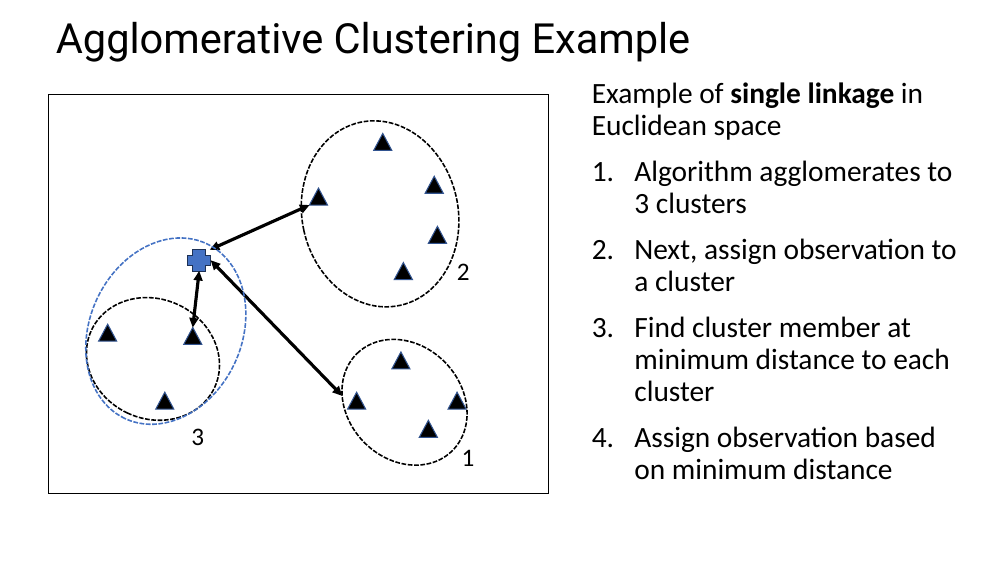
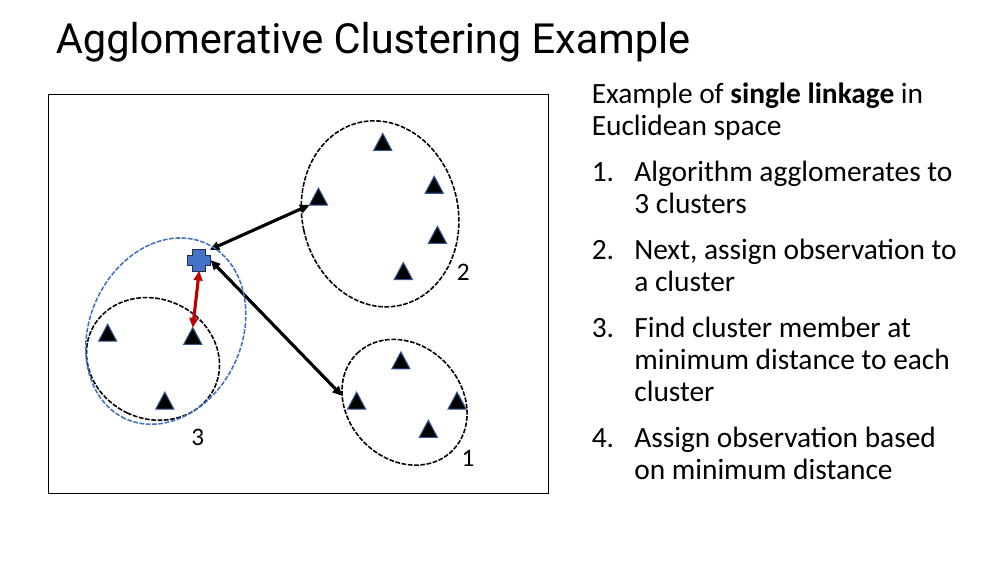
Before and after one commit to TimBohlemann/CSCI-E-108, a slide deck: slide 55 of slides/8_IntroductionToClustering_Part1.pptx. Drawn at 1008x567 pixels with LibreOffice and Linux fonts; fonts in the diff are those of the drawing. Boxes give left, top, right and bottom in pixels: in the first picture for what was removed or moved away, otherwise in the second. Text is boxed around its words. In the diff, an @@ line names an element or a change of style, - is before the commit and + after.

```diff
--- a/slides/8_IntroductionToClustering_Part1.pptx
+++ b/slides/8_IntroductionToClustering_Part1.pptx
@@ double arrow (199, 271) - (193, 327): stroke #000000 3 pt to #C00000 3 pt @@
```
Also in this commit, not shown: 4 other slides changed.
